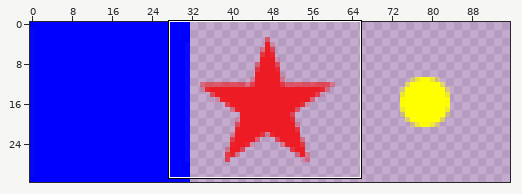
File history of a sprite sheet, Assets/textures/Tiles.png. The first picture is a wide view before the edit; the outline marks the close-up.
Close-up. Before the commit:
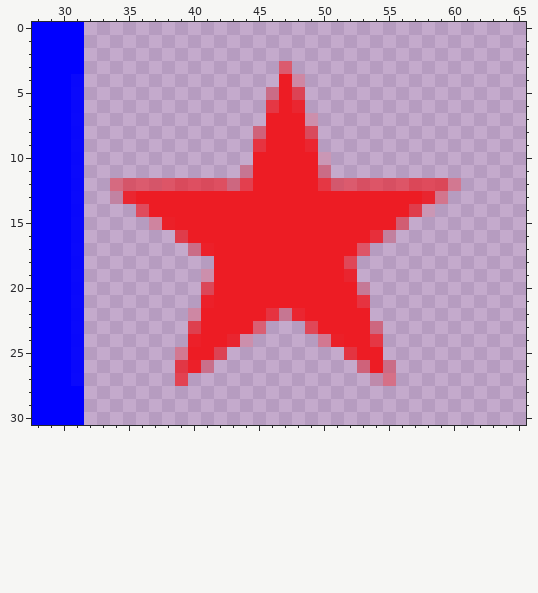
The file is 96x32 pixels. Pixels under 10% opacity are left out. Colours within 5 levels of each other are drawn and written as one. Shown: x 28..65, y 0..30. The commit also changed other parts of the picture, which this record leaves out.
The same view after the edit:
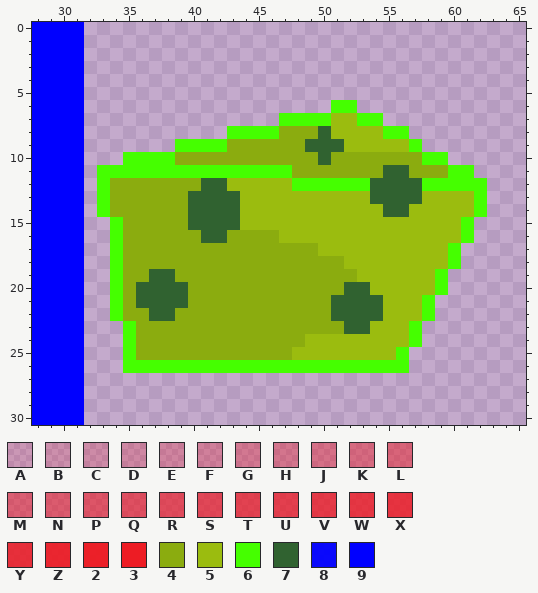
Palette (. is transparent): A #ed1c2423  B #ed1c2431  C #ed1c2438  D #ed1c243e  E #ed1c2445  F #ed1c244b  G #ed1c2459  H #ed1c245f  J #ed1c2469  K #ed1c2473  L #ed1c247e  M #ed1c2487  N #ed1c248e  P #ed1c2499  Q #ed1c24a3  R #ed1c24aa  S #ed1c24b1  T #ed1c24ba  U #ed1c24c0  V #ed1c24c9  W #ed1c24cf  X #ed1c24d5  Y #ed1c24dc  Z #ed1c24ed  2 #ed1c24f8  3 #ed1c24  4 #8bac0f  5 #9bbc0f  6 #45ff00  7 #306230  8 #0000fff2  9 #0000ff
Change:
@@ x 28..65 @@
  2 9999..................................
- 3 9999...............N..................
- 4 9998...............3D.................
- 5 9998..............H3S.................
- 6 9998..............W3Z.................
- 7 9998..............333B................
- 8 9998.............K333Q................
- 9 9998.............X333Z................
-10 9998.............33333A...............
-11 9998............F33333H...............
-12 9998..KNNNPQQQQJU33333WMNPPPPRRRG.....
-13 9998..BZ3333333333333333333333ZH......
-14 9998....R33333333333333333333UA.......
-15 9998.....E233333333333333333L.........
-16 9998.......U33333333333333YC..........
-17 9998........H233333333333P............
-18 9998..........3333333333S.............
-19 9998.........B3333333333Z.............
-20 9998.........R33333333333E............
-21 9998.........233333333333X............
-22 9998........D33333XFZ33333............
-23 9998........T3333M...S3333J...........
-24 9998........233ZB.....G233W...........
-25 9998.......G33S.........W33...........
-26 9998.......V2G...........K3H..........
-27 9998.......T..............AJ..........
+ 3 9999..................................
+ 4 9999..................................
+ 5 9999..................................
+ 6 9999...................66.............
+ 7 9999...............66665566...........
+ 8 9999...........66664447555566.........
+ 9 9999.......6666444444777555556........
+10 9999...6666444444444447444444466......
+11 9999.66666666666666644444447744466....
+12 9999.644444447755555666666777766666...
+13 9999.644444477775555555555777755556...
+14 9999.644444477775555555555577555556...
+15 9999..6444447777555555555555555556....
+16 9999..6444444774444555555555555556....
+17 9999..644444444444444455555555556.....
+18 9999..644444444444444444555555556.....
+19 9999..64477444444444444445555556......
+20 9999..64777744444444444477555556......
+21 9999..6477774444444444477775556.......
+22 9999..6447744444444444477775556.......
+23 9999...64444444444444444775556........
+24 9999...64444444444444555555556........
+25 9999...6444444444444555555556.........
+26 9999...6666666666666666666666.........
+27 9999..................................
 28 9999..................................
